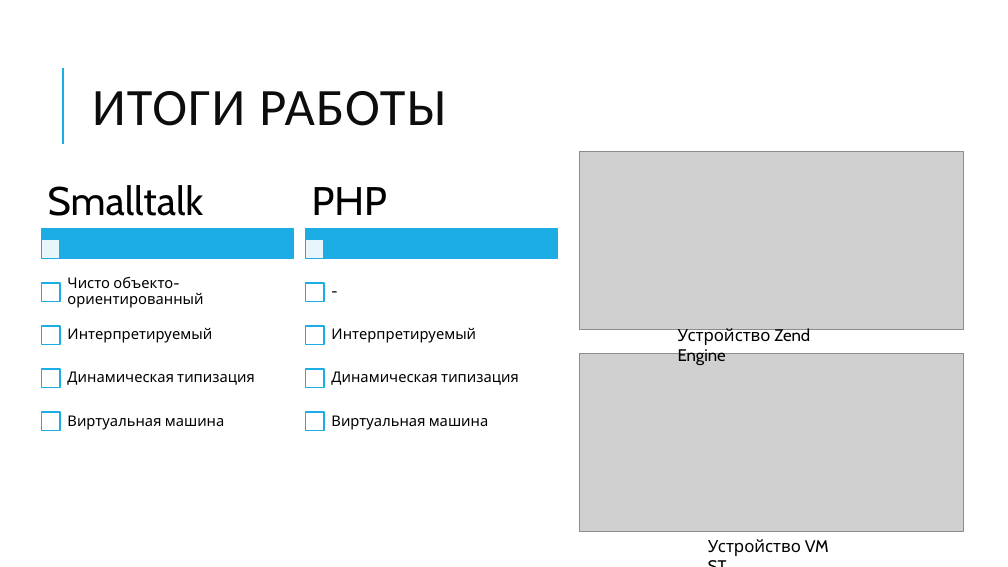
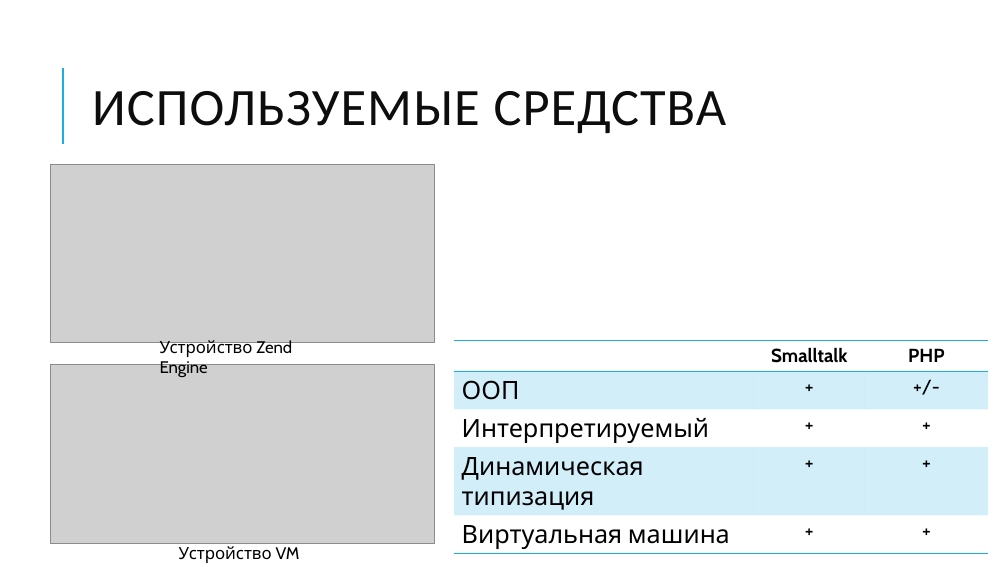
Before and after one commit to pmswga/PCM, a slide deck: slide 7 of other/PGenerator.pptx. Drawn at 1008x567 pixels with LibreOffice and Linux fonts; fonts in the diff are those of the drawing; grey boxes stand for pictures. Boxes give left, top, right and bottom in pixels: in the first picture for what was removed or moved away, otherwise in the second. Text is boxed around its words. In the diff, an @@ line names an element or a change of style, - is before the commit and + after.

```diff
--- a/other/PGenerator.pptx
+++ b/other/PGenerator.pptx
@@ title at <box>92,91,726,134</box>: text changed @@
-ИТОГИ РАБОТЫ
+ИСПОЛЬЗУЕМЫЕ СРЕДСТВА
@@ picture: place and size @@
-picture at <box>580,151,964,330</box>
+picture at <box>51,164,435,343</box>
@@ text "Устройство Zend Engine": place and size @@
-text "Устройство Zend Engine" at <box>678,328,810,365</box>
+text "Устройство Zend Engine" at <box>160,340,292,377</box>
@@ table added at <box>454,341,989,553</box>, 5 rows, 3 columns @@
+ | Smalltalk | PHP
+ООП | + | +/-
+Интерпретируемый | + | +
+Динамическая типизация | + | +
+Виртуальная машина | + | +
@@ picture: place and size @@
-picture at <box>580,353,964,532</box>
+picture at <box>51,365,435,544</box>
@@ group removed at <box>42,185,557,430</box>: 12 rectangles, 10 texts @@
-Smalltalk
-Чисто объекто-ориентированный
-Интерпретируемый
-Динамическая типизация
-Виртуальная машина
-PHP
--
-Интерпретируемый
-Динамическая типизация
-Виртуальная машина
@@ text "Устройство VM ST": place and size @@
-text "Устройство VM ST" at <box>708,539,829,556</box>
+text "Устройство VM ST" at <box>179,546,300,563</box>
```
Also in this commit, not shown: 3 other slides changed, 3 slides added, 1 slide removed, 24 other files.
